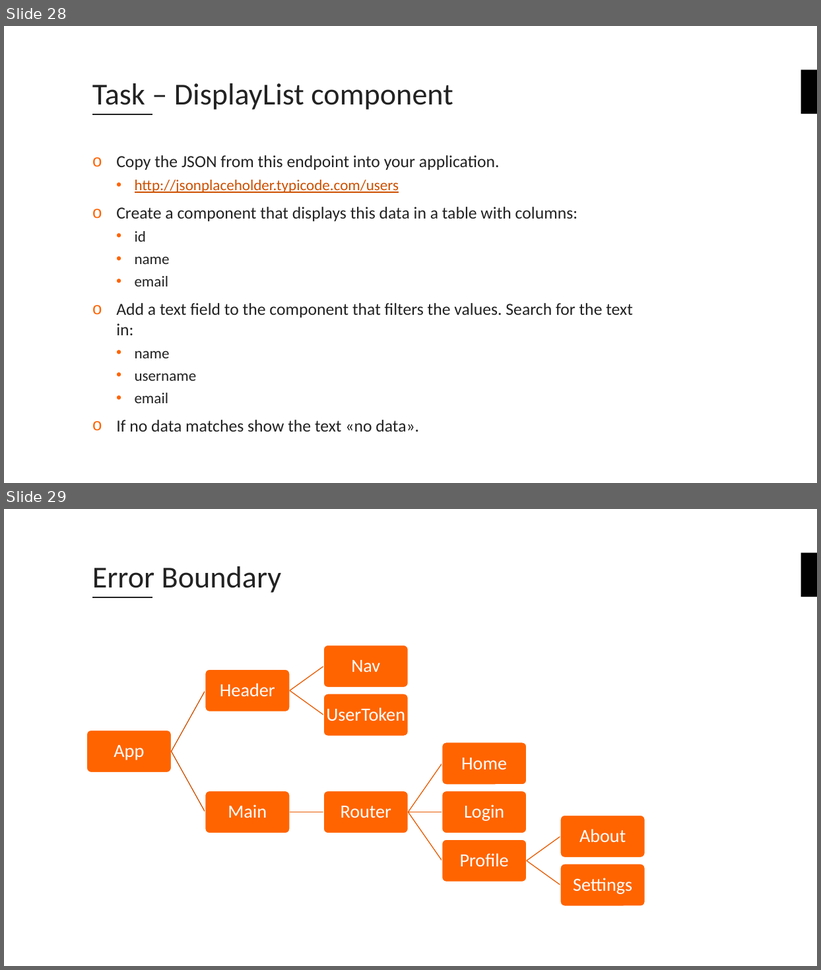
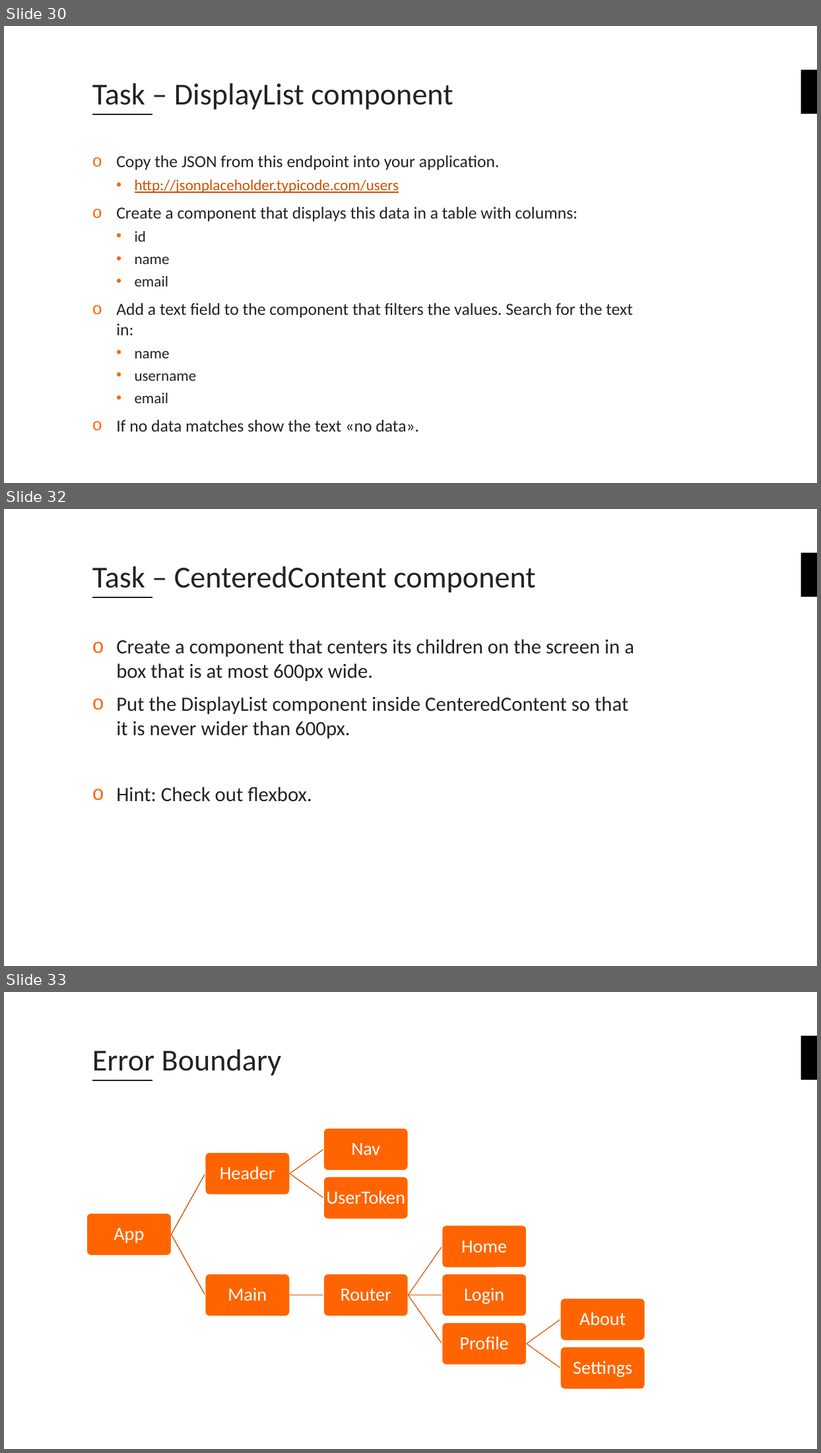
Before and after one commit to fuzzheim/create-react-app-workshop, a slide deck: Create-React-App-Workshop.pptx. Shown one above the other, each under a label of ours: slides 28 and 29 before the commit, slides 30, 32 and 33 after it; the slides between them are not shown. The pictures are 821x970 and 821x1453 pixels, drawn with LibreOffice and Linux fonts; fonts in the diff are those of the drawing; background and template pictures are left out. Boxes give left, top, right and bottom in pixels: in the first picture for what was removed or moved away, otherwise in the second. Text is boxed around its words. In the diff, an @@ line names an element or a change of style, - is before the commit and + after.

```diff
--- a/Create-React-App-Workshop.pptx
+++ b/Create-React-App-Workshop.pptx
@@ slide 32 added at (x1=4, y1=509, x2=817, y2=966), background #FFFFFF; not listed: 2 template elements that a slide beside it also shows @@
@@ title added at (x1=92, y1=566, x2=535, y2=593), 36 pt, text #222222 @@
+Task – CenteredContent component
@@ text added at (x1=116, y1=639, x2=634, y2=802), 24 pt, text #222222 @@
+o Create a component that centers its children on the screen in a box that is at most 600px wide.
+o Put the DisplayList component inside CenteredContent so that it is never wider than 600px.
+o Hint: Check out flexbox.
@@ what was slide 28 is now slide 30 @@
@@ what was slide 29 is now slide 33 @@
```
Also in this commit, not shown: 6 slides changed, 8 other slides added, 1 slide removed.
